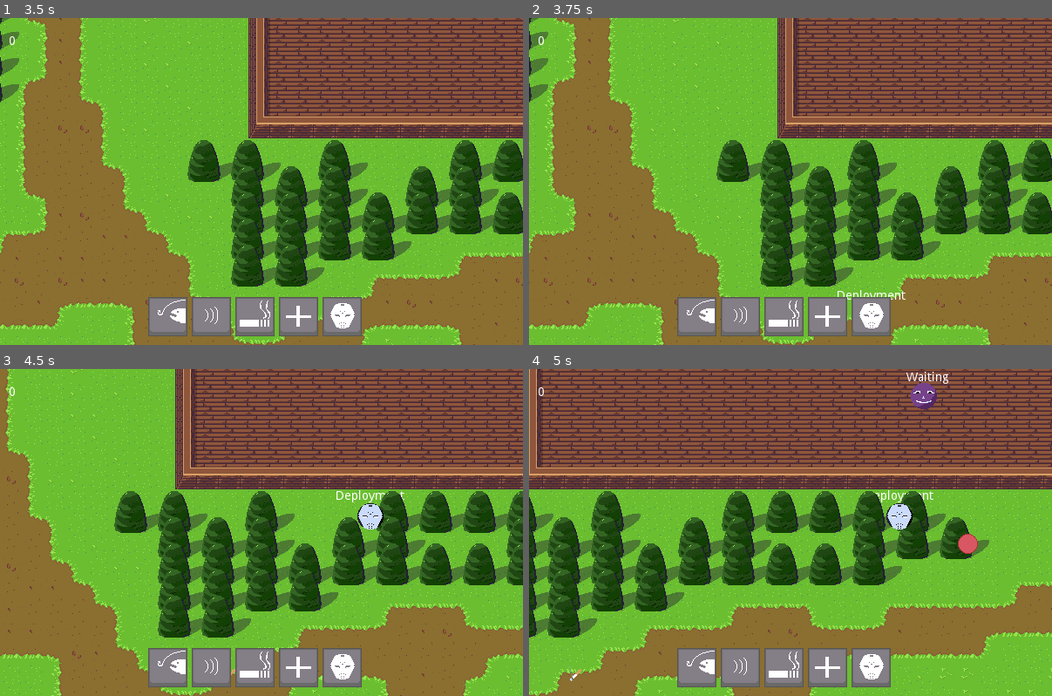
Above: before the commit, frames 1-4 (two rows, left to right).
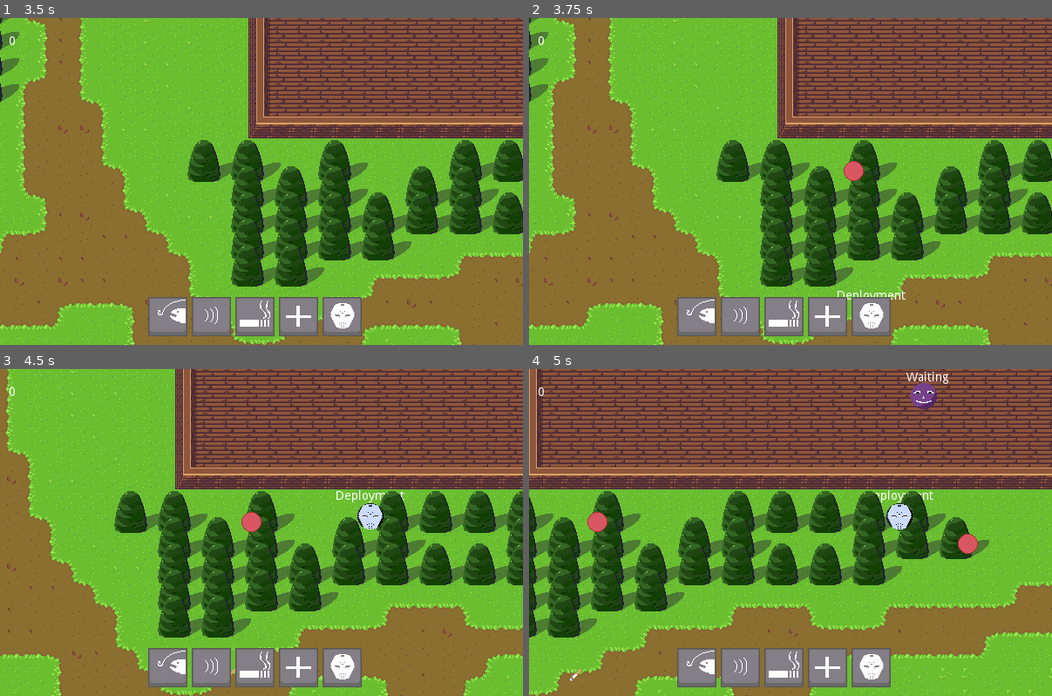
Above: after the commit, the same moments.

Repository: LucasCyka/The-Killer
Game: Godot game, scene res://scenes/prototype.tscn
Two runs of this game, one before a commit and one after it. Both use one fixed random seed, a clock stepped at 60 frames per second and the inputs below. The engine's default icon, where the game draws it, is replaced by a stand-in: a white triangle on a blue panel in a dark square.
Inputs (mouse positions are in pixels of both pictures, inside the frame that each line leads up to):
- Up to frame 1 (3.5 s): click (167, 315) at 0.5 s; click (209, 315) at 1.25 s; click (256, 315) at 2 s; click (298, 315) at 2.75 s
- Up to frame 2 (3.75 s): click (868, 315) at 3.5 s
- Up to frame 3 (4.5 s): tap Enter at 4.25 s; move the mouse to (376, 516) at 4.27 s; hold Right (Right) from 4.28 s (still down); click (376, 516) at 4.35 s
- Up to frame 4 (5 s): keep holding Right (Right)

Frame 1 is identical in both runs. In frame 2, 0.2% of the frame differs, in the area x 60-64%, y 43-50%; in frame 3, 0.2%; in frame 4, 0.2%, in the area x 7-15%, y 43-94%.

Commit message:
Bug fixing
- Lots of bug fixing on the AI and trap system.

Diff:
--- a/scenes/Teenager.tscn
+++ b/scenes/Teenager.tscn
@@ -1,8 +1,8 @@
 [gd_scene load_steps=16 format=2]
 
 [ext_resource path="res://scripts/TeenageAI.gd" type="Script" id=1]
-[ext_resource path="res://sprites/prototype/characters/female.png" type="Texture" id=2]
-[ext_resource path="res://sprites/prototype/characters/male.png" type="Texture" id=3]
+[ext_resource path="res://sprites/prototype/characters/male.png" type="Texture" id=2]
+[ext_resource path="res://sprites/prototype/characters/female.png" type="Texture" id=3]
 [ext_resource path="res://scripts/states/AIFSM.gd" type="Script" id=4]
 [ext_resource path="res://scripts/states/ai/Idle.gd" type="Script" id=5]
 [ext_resource path="res://scripts/states/ai/Moving.gd" type="Script" id=6]
@@ -21,12 +21,12 @@
 animations = [ {
 "frames": [ ExtResource( 2 ) ],
 "loop": true,
-"name": "FemaleNormal",
+"name": "MaleNormal",
 "speed": 5.0
 }, {
 "frames": [ ExtResource( 3 ) ],
 "loop": true,
-"name": "MaleNormal",
+"name": "FemaleNormal",
 "speed": 5.0
 } ]
 
@@ -36,6 +36,7 @@
 script = ExtResource( 1 )
 
 [node name="KinematicTeenager" type="KinematicBody2D" parent="."]
+editor/display_folded = true
 
 [node name="Collision" type="CollisionShape2D" parent="KinematicTeenager"]
 shape = SubResource( 1 )
@@ -78,7 +79,6 @@
 margin_bottom = 15.0
 
 [node name="States" type="Node" parent="."]
-editor/display_folded = true
 script = ExtResource( 4 )
 
 [node name="Idle" type="Node" parent="States"]
--- a/scenes/prototype.tscn
+++ b/scenes/prototype.tscn
@@ -269,7 +269,7 @@
 cell_size = Vector2( 25, 25 )
 cell_quadrant_size = 1
 format = 1
-tile_data = PoolIntArray( -720888, 0, 0, 262140, 0, 0, 393285, 0, 0, 524333, 0, 0, 1638411, 0, 0, 2097184, 0, 0 )
+tile_data = PoolIntArray( -1310698, 0, 0, -720888, 0, 0, -524210, 0, 0, 262140, 0, 0, 393285, 0, 0, 458780, 0, 0, 524333, 0, 0, 1441783, 0, 0, 1638411, 0, 0, 2097184, 0, 0, 2555970, 0, 0 )
 
 [node name="IndoorDetection" type="TileMap" parent="Tiles"]
 visible = false
@@ -351,7 +351,7 @@
 position = Vector2( 799.806, 848.917 )
 z_index = 1
 frames = SubResource( 4 )
-frame = 3
+frame = 1
 playing = true
 
 [node name="GameUI" parent="." instance=ExtResource( 26 )]
--- a/scenes/traps/MiscTrap.tscn
+++ b/scenes/traps/MiscTrap.tscn
@@ -25,6 +25,7 @@
 animation = "0"
 
 [node name="Area2D" type="Area2D" parent="Texture"]
+priority = 10.0
 
 [node name="CollisionShape2D" type="CollisionShape2D" parent="Texture/Area2D"]
 shape = SubResource( 2 )
--- a/scenes/traps/ViceTrap.tscn
+++ b/scenes/traps/ViceTrap.tscn
@@ -24,7 +24,6 @@
 
 [node name="Texture" type="AnimatedSprite" parent="."]
 frames = SubResource( 1 )
-frame = 2
 playing = true
 
 [node name="DetectionRadius" type="Area2D" parent="Texture"]
--- a/scripts/Game.gd
+++ b/scripts/Game.gd
@@ -86,7 +86,7 @@
 func get_placed_traps():
 	var traps = get_tree().get_nodes_in_group("Misc")
 	traps = traps + get_tree().get_nodes_in_group("Vice")
-	traps = traps + get_tree().get_nodes_in_group("Lure")
+	#traps = traps + get_tree().get_nodes_in_group("Lure")
 
 	return traps
 
--- a/scripts/MiscTrap.gd
+++ b/scripts/MiscTrap.gd
@@ -11,6 +11,9 @@
 var is_used = false
 var is_one_shot = false #if this trap can be used several times
 var body_on_radius = null
+#priotity system. This will replace other traps area of effect.
+#It goes from 0 to 10.
+var priotity = [10]
 
 #world nodes
 onready var current_texture = $Texture
--- a/scripts/TeenageAI.gd
+++ b/scripts/TeenageAI.gd
@@ -36,12 +36,13 @@
 		31:15,
 		32:20
 	}
-
 }
 
 #animations for wich teenager
 var animations = {}
 var current_routine = 0
+var last_routine = 0
+var is_routine_paused = false
 var is_indoor = false setget set_is_indoor
 
 #teenager's modifiers
@@ -75,6 +76,7 @@
 
 
 func _process(delta):
+#	print(traps)
 	#updates the debug label
 	$KinematicTeenager/Animations/DebugState.text = state_machine.get_current_state()
 	#debug progress bar
@@ -107,6 +109,19 @@
 	state_machine.execute_routine(routines[id]["state"][current_routine],
 	routines[id]["pos"][current_routine],
 	routines[id]["time"][current_routine])
+
+#save the current routine for when it's resumed
+func pause_routine():
+	is_routine_paused = true
+	last_routine = current_routine
+
+#resume the last routine
+func resume_routine():
+	is_routine_paused = false
+
+	state_machine.execute_routine(routines[id]["state"][last_routine],
+	routines[id]["pos"][last_routine],
+	routines[id]["time"][last_routine])
 
 #create a routine for this teenager using a 'routine tilemap'
 func generate_routine(routine_map):
--- a/scripts/Traps.gd
+++ b/scripts/Traps.gd
@@ -50,7 +50,7 @@
 	pass
 
 func activate_vice(teenager):
-	teenager.state_machine.state_time = 4 #TODO: maybe take this number from the trap?
+	teenager.state_machine.state_time = 6 #TODO: maybe take this number from the trap?
 	teenager.state_machine.force_state('OnVice')
 
 ##
--- a/scripts/ViceTrap.gd
+++ b/scripts/ViceTrap.gd
@@ -35,8 +35,6 @@
 			if body_on_radius.get_parent().is_indoor == is_indoor:
 				_on_radius(body_on_radius)
 				body_on_radius = null
-			else:
-				print("waiting")
 		return
 
 	var closest = base.get_closest_tile(tiles,get_global_mouse_position(),20)
@@ -72,6 +70,7 @@
 			body_on_radius = body
 			return
 		is_used = true
+		set_process(false)
 		body.get_parent().set_trap(self)
 		activate_vice(body.get_parent())
 	elif body.name == "KinematicTeenager" and !is_placed:
--- a/scripts/states/AIFSM.gd
+++ b/scripts/states/AIFSM.gd
@@ -7,14 +7,14 @@
 #certain states deactivate routines
 var _on_routine = false
 
-#this will be true when the player placed traps in  a chain reaction
-#without chaing reactions, teenagers that are not in panic mode, will just
-#go back to their routines.
-var is_chain_reaction = false
+#this will be true when something forces the teenager out of the routine.
+#when is false and a teenager isn't in panic they'll go back to their routines
+var is_forced_state = false
 
 #replaces is_chain_reaction. When true that means that this teenager can't
 #go back to his routines. Must be activated when he's escaping or in panic
 var is_routine_over = false
+
 
 #initialize state machine
 func _ready():
@@ -52,15 +52,19 @@
 	_on_routine = true
 	change(get_node(state))
 
-	#state information
-
 #if is following a routine, tell the player base AI that this step is over
 #otherwise, just follow to the next
 func finish_state():
 	if _on_routine == true and is_routine_over == false:
-		_on_routine = false
+		#TODO: check if the routine is paused, if so then resume it instead
+		#of going to the next one
+		if teenager.is_routine_paused:
+			print("resuming routine...")
+			teenager.resume_routine()
+			return
 		teenager.next_routine()
 	else:
+		print("is forced")
 		#external events will prevent this teenager from executing
 		#routine states.
 		pass
@@ -73,22 +77,18 @@
 #force a new state change. Generally used by traps or the player.
 func force_state(state):
 	#check if this state is compatible
-	#TODO: before changing the state, check if it's possible.
 	#some states  cannot be connected to the state the ai is trying to change.
-	if state == 'Panic' and current_state.name == 'Panic':
-		return
+	if state == current_state.name:
+		return false
 	if state == 'Panic' and current_state.name == 'Escaping':
-		return
-	if state == 'OnVice' and current_state.name == 'Panic' or  (current_state.name == 'Escaping' and state == 'OnVice'):
-		return
+		return false
+	if state == 'OnVice' and current_state.name == 'Panic' or (current_state.name == 'Escaping' and state == 'OnVice'):
+		return false
 
+	if not teenager.is_routine_paused:
+		teenager.pause_routine()
 
+	is_forced_state = true
+	current_state.exit()
 	_on_routine = false
-	current_state.exit()
 	change(get_node(state))
-
-	#TODO: check if the AI isn't already in the current state
-
-#detect transitions between states
-func state_transitions():
-	pass
--- a/scripts/states/ai/Idle.gd
+++ b/scripts/states/ai/Idle.gd
@@ -6,11 +6,17 @@
 
 signal finished
 
+var base
+
 func init(base,state_position,state_time):
+	self.base = base
 	pass
 
 func update(delta):
 	pass
 
 func exit():
+	if base.is_forced_state:
+		base._on_routine = false
+	else: base._on_routine = true
 	emit_signal("finished")
--- a/scripts/states/ai/Moving.gd
+++ b/scripts/states/ai/Moving.gd
@@ -25,6 +25,10 @@
 		exit()
 
 func exit():
+	if base.is_forced_state:
+		base._on_routine = false
+	else: base._on_routine = true
+
 	teenager = null
 	position = null
 	emit_signal("finished")
--- a/scripts/states/ai/OnVice.gd
+++ b/scripts/states/ai/OnVice.gd
@@ -2,29 +2,70 @@
 
 """
 	Teenager OnVice state
+
+	Stage 0: look at the trap for some time.
+	Stage 1: consume the trap and free it.
+	Stage 2  quit state
 """
 
 signal finished
 
 var base
+var consuming_time
+var stage = 0
+var _timer = null
 
 #constructor
 func init(base,state_position,state_time):
 	self.base = base
-	base.connect("timer_finished",self,"exit")
+	self.base.is_forced_state = false
+	self.consuming_time = state_time
+	#base.connect("timer_finished",self,"exit")
 
-	#apply each effect of the trap
-	for effect in base.teenager.get_traps()[0].effects[base.teenager.get_traps()[0].id]:
-		effect.call_func(base.teenager)
-
-	#TODO: wait a time before consuming the trap
-	base.teenager.get_traps()[0].queue_free()
-	base.teenager.traps = []
+	#start the stage sequences
+	_timer = Timer.new()
+	_timer.set_wait_time(consuming_time/2)
+	_timer.name = "_Timer"
+	base.add_child(_timer)
+	_timer.connect("timeout",self,"next_stage")
+	_timer.start()
 
 func update(delta):
 	pass
 
 func exit():
-	base._on_routine = true
-	base.disconnect("timer_finished",self,"exit")
-	emit_signal("finished")
+	if _timer != null:
+		#something cut this routine early than expected, do not restart the routine
+		_timer.disconnect("timeout",self,"next_stage")
+		_timer.queue_free()
+		_timer = null
+		stage = 0
+		if base.is_forced_state:
+			base._on_routine = false
+		else: base._on_routine = true
+		emit_signal("finished")
+	else:
+		#just go back to the routine
+		#_timer.disconnect("timeout",self,"next_stage")
+		#_timer.queue_free()
+		#_timer = null
+		stage = 0
+		if base.is_forced_state:
+			base._on_routine = false
+		else: base._on_routine = true
+		emit_signal("finished")
+
+
+func next_stage():
+	stage += 1
+	if stage == 1:
+		#apply each effect of the trap
+		for effect in base.teenager.get_traps()[0].effects[base.teenager.get_traps()[0].id]:
+			effect.call_func(base.teenager)
+		base.teenager.get_traps()[0].queue_free()
+		base.teenager.traps = []
+	elif stage == 2:
+		_timer.disconnect("timeout",self,"next_stage")
+		_timer.queue_free()
+		_timer = null
+		exit()
--- a/scripts/states/ai/Panic.gd
+++ b/scripts/states/ai/Panic.gd
@@ -16,6 +16,7 @@
 #constructor
 func init(base,state_position,state_time):
 	self.base = base
+	self.base.is_routine_over = true
 	self.base.teenager.speed += 10
 	self.teenagers = get_tree().get_nodes_in_group("AI")
 	self.base.teenager.set_fear(100)
--- a/scripts/states/ai/Startled.gd
+++ b/scripts/states/ai/Startled.gd
@@ -20,6 +20,7 @@
 #constructor
 func init(base,state_position,state_time):
 	self.base = base
+	self.base.is_forced_state = false
 	self.bump_position = state_position
 
 	stage_timer = Timer.new()
@@ -31,6 +32,9 @@
 func update(delta):
 	if base == null:
 		return
+
+	if base.teenager.traps.size() > 0:
+		 base.teenager.traps.remove(0)
 
 	if stage == 1:
 		stage_timer.stop()
@@ -47,10 +51,12 @@
 #destructor
 func exit():
 	if stage_timer != null:
+		#base.teenager.traps.remove(0)
 		stage_timer.disconnect("timeout",self,"next_stage")
 		stage_timer.queue_free()
 		stage_timer = null
-	stage = 0
-	base._on_routine = true
-	base.teenager.traps = []
-	emit_signal("finished")
+		stage = 0
+		if base.is_forced_state:
+			base._on_routine = false
+		else: base._on_routine = true
+		emit_signal("finished")
--- a/scripts/states/ai/Wait.gd
+++ b/scripts/states/ai/Wait.gd
@@ -17,5 +17,9 @@
 	pass
 
 func exit():
+	if base.is_forced_state:
+		base._on_routine = false
+	else: base._on_routine = true
+
 	base.disconnect("timer_finished",self,"exit")
 	emit_signal("finished")
